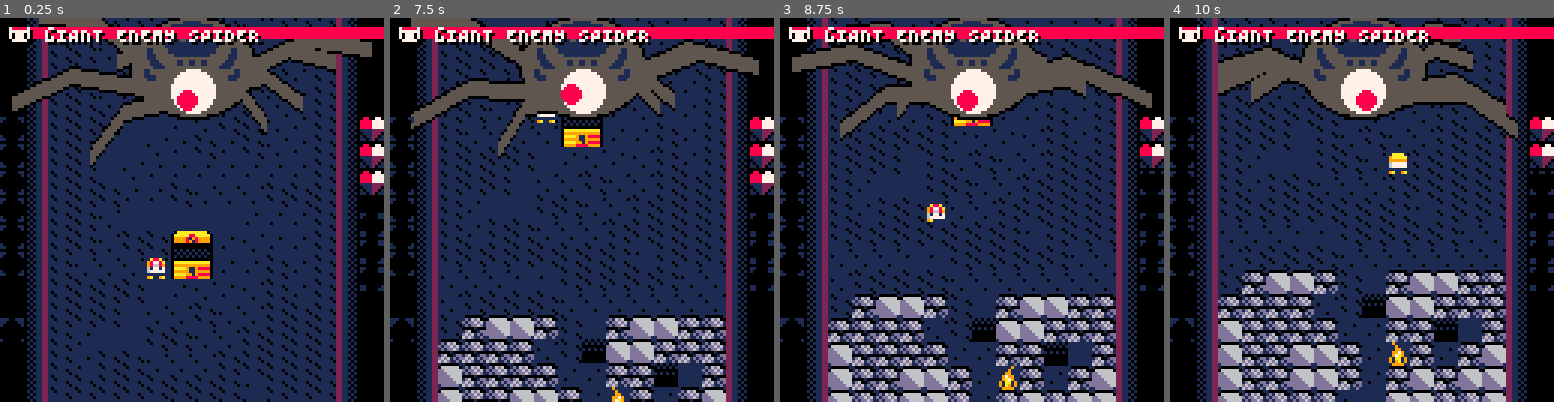
Above: before the commit, frames 1-4 (left to right).
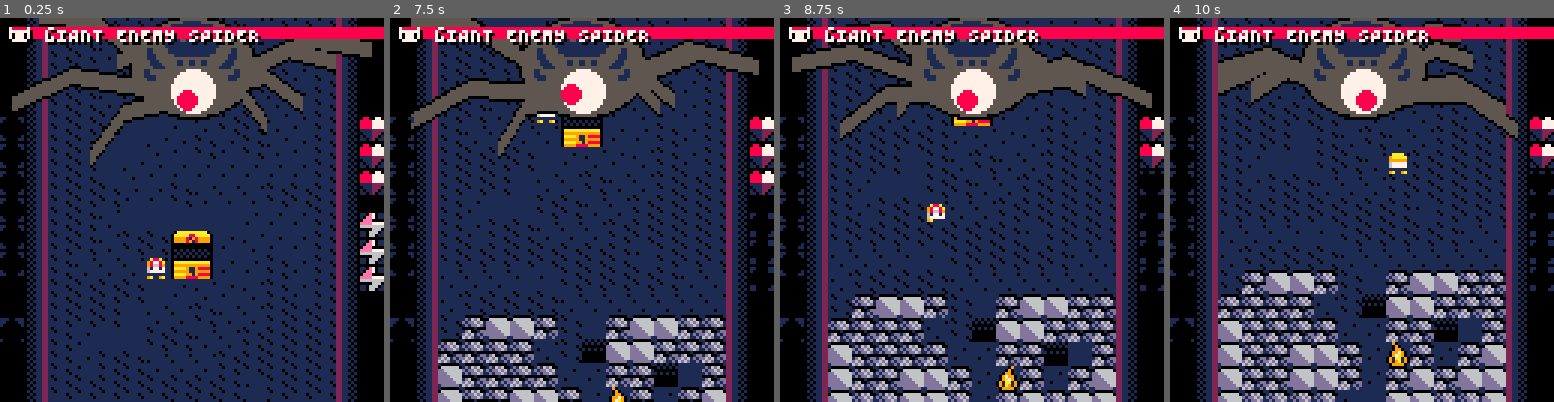
Above: after the commit, the same moments.

Repository: AntonPetrochenko/ld-57
Game: PICO-8 cartridge engine.p8
The game is run twice, just before and just after one commit, with the same random seed, the same clock (stepped at 60 frames per second) and the same inputs.
Inputs (mouse positions are in pixels of both pictures, inside the frame that each line leads up to):
- Up to frame 1 (0.25 s): no input
- Up to frame 2 (7.5 s): tap X (X key) at 0.33, 1.07, 1.85, 2.97, 4.08, 5.2, 6.32, 7.43 s; click (670, 121) at 0.67 s; tap O (Z key) at 0.7, 1.7, 2.1, 2.5, 2.9, 3.3, 3.7, 4.1, 4.5, 4.9, 5.3, 5.7, 6.1, 6.5, 6.9, 7.3 s; click (436, 267) at 1.22 s; hold Right 1.6-2.1 s; click (497, 114) at 1.77 s; hold Up 2.15-2.42 s; click (562, 259) at 2.32 s; hold Right 2.47-3.03 s; click (624, 106) at 2.87 s; hold Left 3.08-3.58 s; click (685, 256) at 3.42 s; hold Down 3.63-3.97 s; click (451, 102) at 3.97 s; hold Right 4.02-4.68 s; click (512, 248) at 4.52 s; hold Up 4.73-5.03 s; click (574, 94) at 5.07 s; hold Left 5.08-5.68 s; click (639, 244) at 5.62 s; hold Down 5.73-6.03 s; hold Right 6.08-6.58 s; click (701, 90) at 6.17 s; hold Right 6.63-7.13 s; click (466, 236) at 6.72 s; hold Up 7.18-7.45 s; click (528, 83) at 7.27 s
- Up to frame 3 (8.75 s): hold Right 7.5-8.07 s; tap O (Z key) at 7.7, 8.1, 8.5 s; click (979, 229) at 7.82 s; hold Left 8.12-8.62 s; click (1044, 79) at 8.37 s; tap X (X key) at 8.55 s; hold Down from 8.67 s (still down)
- Up to frame 4 (10 s): tap O (Z key) at 8.9, 9.3, 9.7 s; click (1496, 225) at 8.92 s; release Down at 9 s; hold Right 9.05-9.72 s; click (1258, 71) at 9.47 s; tap X (X key) at 9.67 s; hold Up from 9.77 s (still down)

The runs differ from the first frame. In frame 1, 0.6% of the frame differs, in the area x 93-100%, y 50-72%; in frame 2, less than 0.1%; in frame 3, less than 0.1%; in frame 4, less than 0.1%.

Commit message:
feat: assets

Diff:
--- a/assets.p8
+++ b/assets.p8
@@ -30,6 +30,7 @@
 
 	local dmg = function()
 		damage_timer = 15
+		sfx(24)
 	end
 	local f = function()
 
@@ -99,7 +100,7 @@
 
 	function do_triforce(s)
 		triforce_timer = 15
-
+		sfx(26) sfx(25)
 
 
 	end
--- a/engine.p8
+++ b/engine.p8
@@ -30,7 +30,7 @@
 
 gem_power_count = 0
 gem_upgrade_count = 0
-gem_projectile_count = 0
+gem_projectile_count = 3
 health = 3
 extra_dig_chance = 0
 boss_health = 100
@@ -227,7 +227,7 @@
 function _init()
     player.x = 6 * tile_size
     player.y = 10 * tile_size
-    gem_power_count = 0
+    gem_power_count = 3
     gem_upgrade_count = 0
     gem_projectile_count = 0
     health = 3
@@ -239,16 +239,21 @@
 function updategame()
     move = {x = 0, y = 0}
     if (get_triforce_timer() < 0) then
+
         if btnp(0) then
+            sfx(23)
             move.x = -tile_size
         end
         if btnp(1) then
+            sfx(23)
             move.x = tile_size
         end
         if btnp(2) then
+            sfx(23)
             move.y = -tile_size
         end
         if btnp(3) then
+            sfx(23)
             move.y = tile_size
         end
 
@@ -257,7 +262,7 @@
             gem_power_count = 0
 
             if player.x > 64-12 and player.x < 64+12 then
-                spider_damage(20)
+                spider_damage(25)
             end
 		end
 
@@ -266,6 +271,7 @@
     curr_tile_n = mget((player.x + move.x) / tile_size, (player.y + move.y) / tile_size)
 
     if fget(curr_tile_n, 0) and not fget(curr_tile_n, 1) then --dig
+        sfx(22)
         if gem_drop[curr_tile_n] then
             mset((player.x + move.x) / tile_size, (player.y + move.y) / tile_size, gem_drop[curr_tile_n])
         else
@@ -284,6 +290,7 @@
         move.y = 0
     end
     if fget(curr_tile_n, 3) then --pick
+        sfx(21)
         mset((player.x + move.x) / tile_size, (player.y + move.y) / tile_size, floor_tile)
         flash_timer = 15
         if (curr_tile_n == GEM_POWER) gem_power_count += 1  flash_colors_current = flash_colors_power
@@ -335,6 +342,7 @@
         if em != nil and player.x == em.x and player.y == em.y then
             del(enemies, em)
             health -= 1
+            player_hurt_anim()
         end
     end
 end
@@ -350,6 +358,7 @@
     camera(0, camera_offset)
     map(0, 0, 0, 0, 16, 17)
     player:draw()
+    pal(15,0)
     enemies:draw()
 
     -- hud
@@ -471,7 +480,7 @@
             mset(player.x / tile_size, (player.y / tile_size) + i, floor_tile)
         end
         player.y = player.y + push_size * tile_size
-        --add animation
+        player_hurt_anim()
     end
 end
 
@@ -544,8 +553,10 @@
 
 function gameoverupdate()
     if btnp(4) then
+        reload()
+        -- _init()
         reset()
-        _init()
+        run()
         setgamestate("game")
     end
 
Not shown, changed: 24 lines of the sprite sheet (__gfx__) section of engine.p8
Not shown, changed: the sound effects (__sfx__) section of engine.p8
